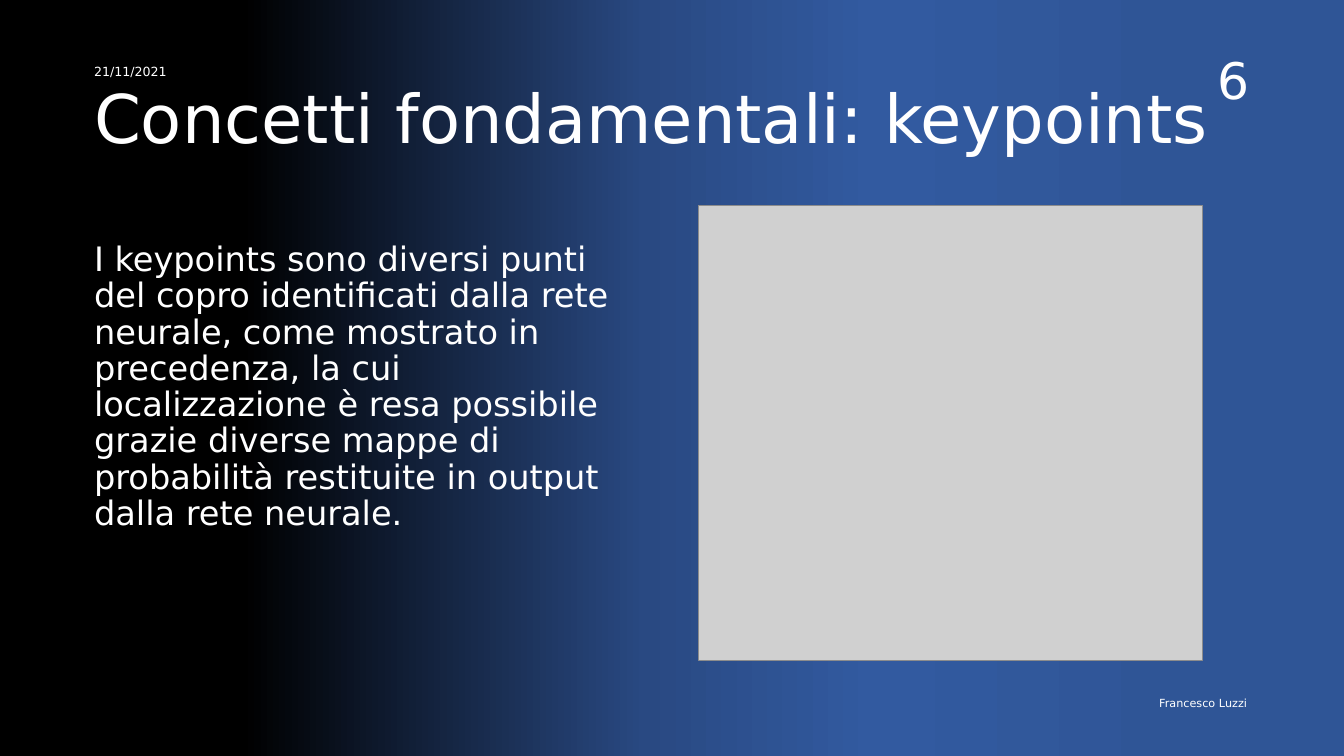
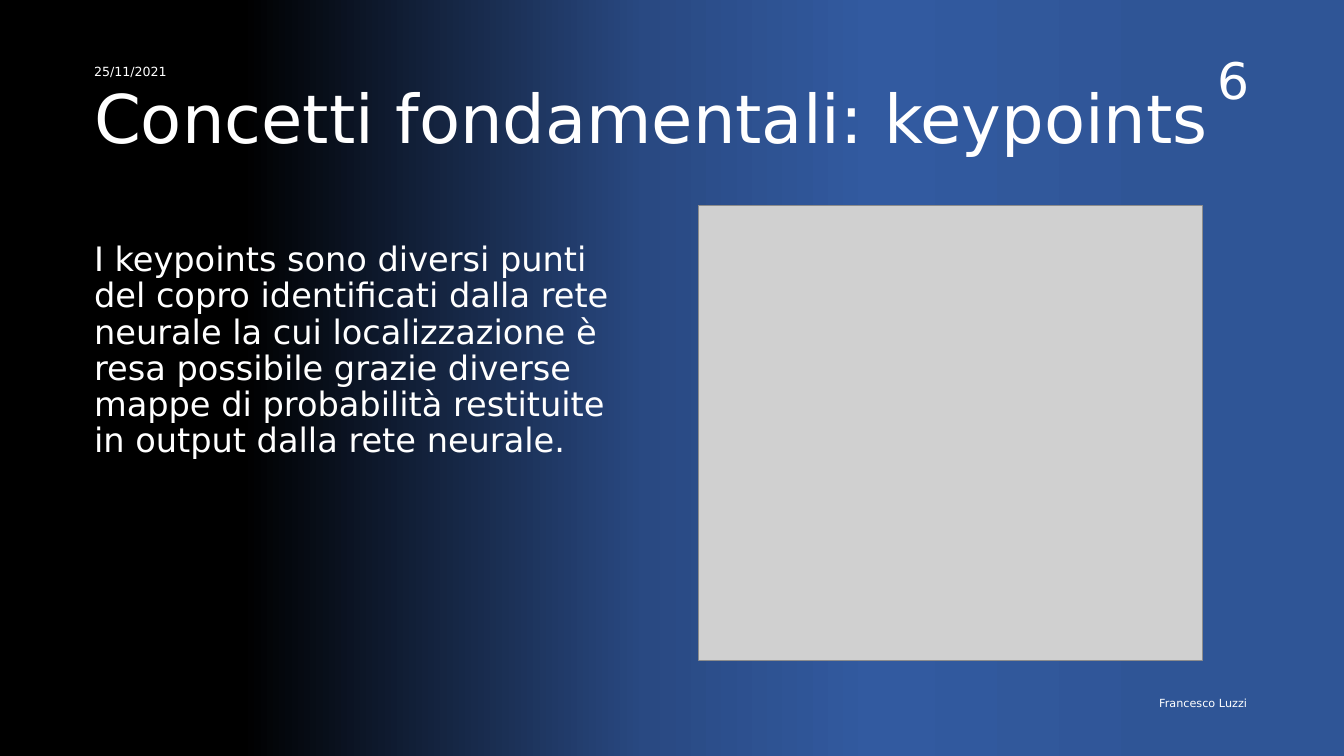
Before and after one commit to FrancescoLuzzi/Tesi, a slide deck: slide 6 of Presentazione.pptx. Drawn at 1344x756 pixels with LibreOffice and Linux fonts; fonts in the diff are those of the drawing; grey boxes stand for pictures. Boxes give left, top, right and bottom in pixels: in the first picture for what was removed or moved away, otherwise in the second. Text is boxed around its words. In the diff, an @@ line names an element or a change of style, - is before the commit and + after.

```diff
--- a/Presentazione.pptx
+++ b/Presentazione.pptx
@@ text at [94, 66, 167, 78]: text changed @@
-21/11/2021
+25/11/2021
@@ text at [94, 245, 609, 459]: text changed @@
-I keypoints sono diversi punti del copro identificati dalla rete neurale, come mostrato in precedenza, la cui localizzazione è resa possibile grazie diverse mappe di probabilità restituite in output dalla rete neurale.
+I keypoints sono diversi punti del copro identificati dalla rete neurale la cui localizzazione è resa possibile grazie diverse mappe di probabilità restituite in output dalla rete neurale.
```
Also in this commit, not shown: 12 other slides changed.
